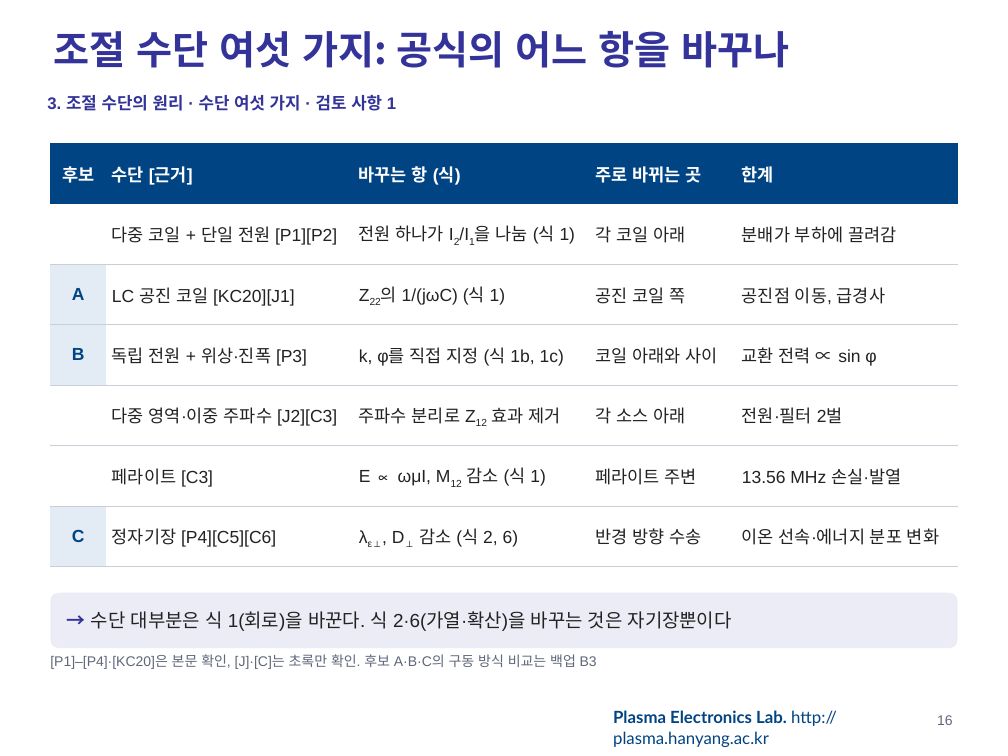
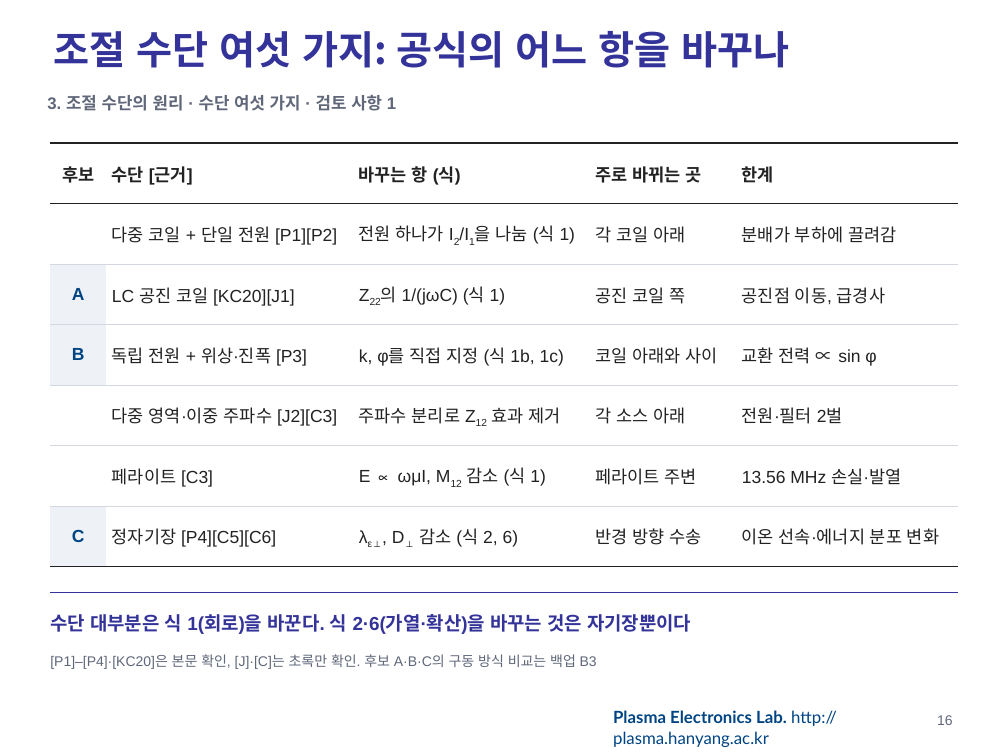
Before and after one commit to garlicjam-pyo/plasma, a slide deck: slide 16 of presentations/1차발표_최종.pptx. Drawn at 1008x756 pixels with LibreOffice and Linux fonts; fonts in the diff are those of the drawing; background and template pictures are left out. Boxes give left, top, right and bottom in pixels: in the first picture for what was removed or moved away, otherwise in the second. Text is boxed around its words. In the diff, an @@ line names an element or a change of style, - is before the commit and + after.

```diff
--- a/presentations/1차발표_최종.pptx
+++ b/presentations/1차발표_최종.pptx
@@ text "3. 조절 수단의 원리 · ..." at bbox=[47, 95, 396, 111]: text colour #333399 to #5F6779 @@
@@ table at bbox=[50, 143, 958, 566] @@
@@ fill #004483 to #FFFFFF in row 1 @@
@@ fill #E3ECF4 to #EEF2F7 in 3 cells @@
@@ text colour #FFFFFF to #222222 in "후보", "수단 [근거]", "바꾸는 항 (식)", "주로 바뀌는 곳" and 1 more places @@
@@ borders changed @@
@@ text "수단 대부분은 식 1(회로)을 바꾼다. ...": place and size @@
-text "수단 대부분은 식 1(회로)을 바꾼다. ..." at bbox=[50, 593, 958, 648]
+text "수단 대부분은 식 1(회로)을 바꾼다. ..." at bbox=[50, 614, 691, 634]
@@ text "수단 대부분은 식 1(회로)을 바꾼다. ..." at bbox=[50, 614, 691, 634]: fill #ECECF7 to none @@
@@ line added from (50, 593) to (958, 593), #333399 1 pt @@
@@ text at bbox=[50, 614, 691, 634]: text changed; text colour #222222 to #333399; bold on @@
-→ 수단 대부분은 식 1(회로)을 바꾼다. 식 2·6(가열·확산)을 바꾸는 것은 자기장뿐이다
+수단 대부분은 식 1(회로)을 바꾼다. 식 2·6(가열·확산)을 바꾸는 것은 자기장뿐이다
```
Also in this commit, not shown: 39 other slides changed, 3 other files.
